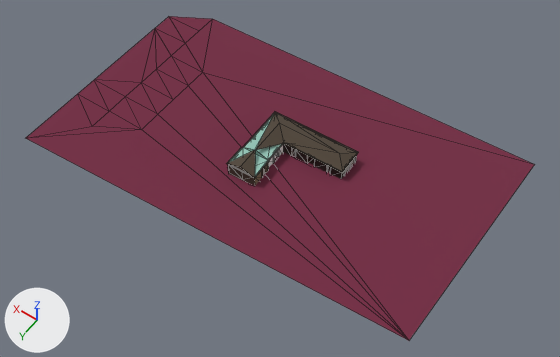
One commit to the glTF model public/twins/chatt/models/marriotts-residence-inn.glb: the scene before it, then after it.
Camera for both pictures: a camera (50 mm lens) standing at (-141.0, 220.0, 334.0) and looking at (12.0, 5.0, -4.0). The axes (+X, +Y, +Z) are drawn at lower left. The lights are the same throughout. The older version comes first. Mesh edges are drawn as thin lines. Where no turn or scale is listed for an object, it has been applied to the vertices. Vertices at exactly the same position are counted once.
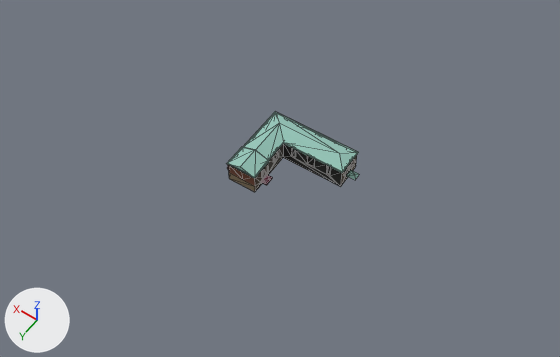
Where the newer file only moved an object's origin or applied its transform, the numbers keep the older frame.

Edits to the bpy script that builds the scene:
```text
Change me_mesh_0:
    used by ob_mesh_0; location = (24.5, -4.9, 7.3)
    remove me_mesh_0.from_pydata(...)  # 229 vertices, 408 faces; spans x -124.0..124.0, y -72.0..72.0, z -9.0..9.0
    add me_mesh_0.from_pydata(...)  # 212 vertices, 379 faces; spans x -49.0..13.0, y -19.0..29.0, z -8.0..9.0
    me_mesh_0 part 1: the loose piece of 21 vertices spanning x -124.0..124.0, y -72.0..72.0, z -9.0..7.0 is deleted
    me_mesh_0 part 2
    11 faces are deleted
    4 vertices are added at (10.0, 15.0, 5.0), (-9.0, 14.0, 5.0), (-8.0, 14.0, 5.0), (9.0, 15.0, 5.0)
    14 new faces join them
    me_mesh_0 part 3: 365 kept faces spanning x -49.0..13.0, y -19.0..29.0, z -8.0..9.0 get new texture (UV) coordinates
Change me_mesh_1:
    used by ob_mesh_1; location = (7.1, -0.1, 14.3)
    verts and faces of me_mesh_1; kept vertices keep their numbers, new ones are numbered from 18
    before: 4 (9.4, 9.2, -1.8) at pixel (268, 160), 10 (26.5, 10.4, -1.8) at pixel (241, 147), 11 (27.1, 9.8, -1.8) at pixel (241, 146), 12 (26.5, 9.8, -1.8) at pixel (242, 147), 13 (27.6, -21.9, -1.8) at pixel (275, 111)
    before: 14 (27.0, -21.3, -1.8) at pixel (275, 112), 17 (18.0, 9.5, 1.8) at pixel (255, 149)
    remove me_mesh_1.from_pydata(...)  # 18 vertices, 20 faces; spans x -27.2..27.6, y -23.8..23.8, z -1.8..1.8
    add me_mesh_1.from_pydata(...)  # 20 vertices, 22 faces; spans x -27.2..27.6, y -23.8..23.8, z -1.8..1.8
    me_mesh_1 part 4
    add delete_faces([(10, 13, 14), (4, 17, 12), (11, 12, 17)])
    add verts[18] = (25.9, 10.4, -1.8)  # pixel (242, 148)
    add verts[19] = (18.0, 9.5, 1.2)  # pixel (255, 150)
    add faces += [(10, 13, 18), (13, 14, 18), (4, 17, 19), (11, 19, 17), (11, 12, 19)]
    me_mesh_1 part 5: 17 kept faces spanning x -27.2..27.6, y -23.8..23.8, z -1.8..1.8 get new texture (UV) coordinates
```

Pixel boxes (x1, y1, x2, y2) of what changed, in the pictures (560 x 357 px; the box of a moved part takes in the faces that stretch with it):
'Mesh_0', reshaped (74% narrower, 75% shorter): before (26, 16, 535, 340); after (226, 112, 359, 192)
'Mesh_1', reshaped (not visible afterwards): before (227, 113, 292, 177)
part 1 of me_mesh_0, deleted (brown): before (26, 16, 535, 340)
part 2 of me_mesh_0, moved or reshaped: before (256, 112, 283, 172); after (227, 112, 284, 182)
part 3 of me_mesh_0, surface changed (brown to green): (226, 112, 359, 186) in both
part 4 of me_mesh_1, built on: before (243, 113, 274, 160)
part 5 of me_mesh_1, surface changed: before (227, 119, 292, 177)
